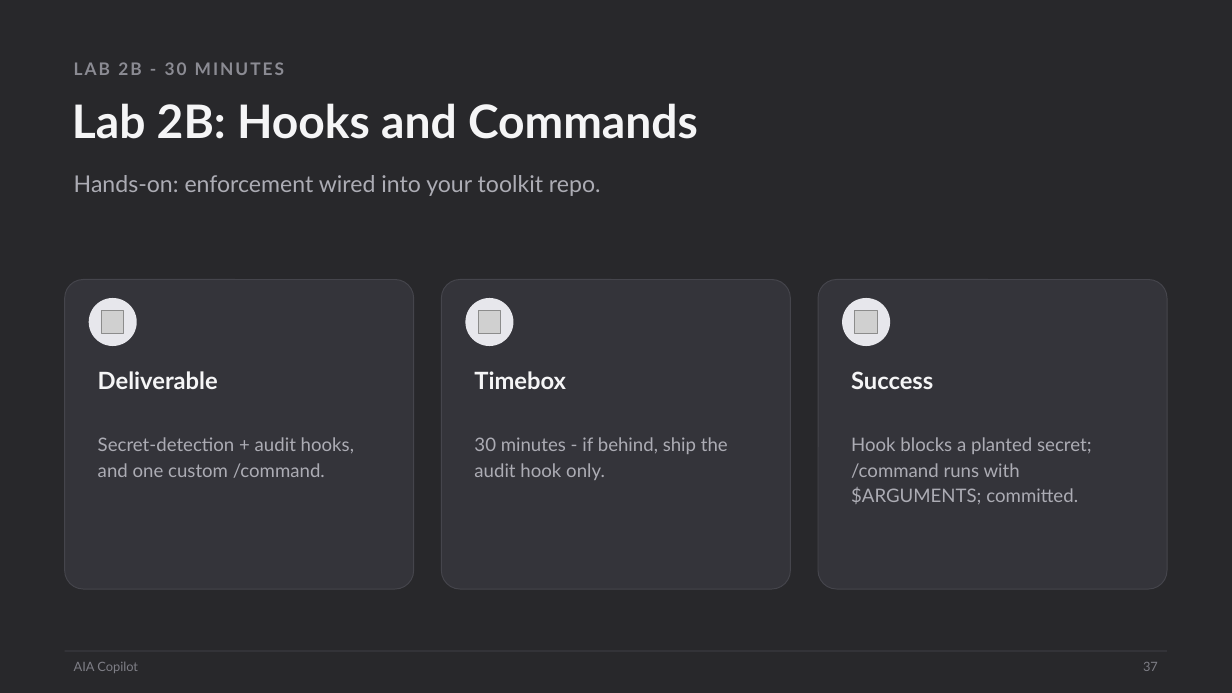
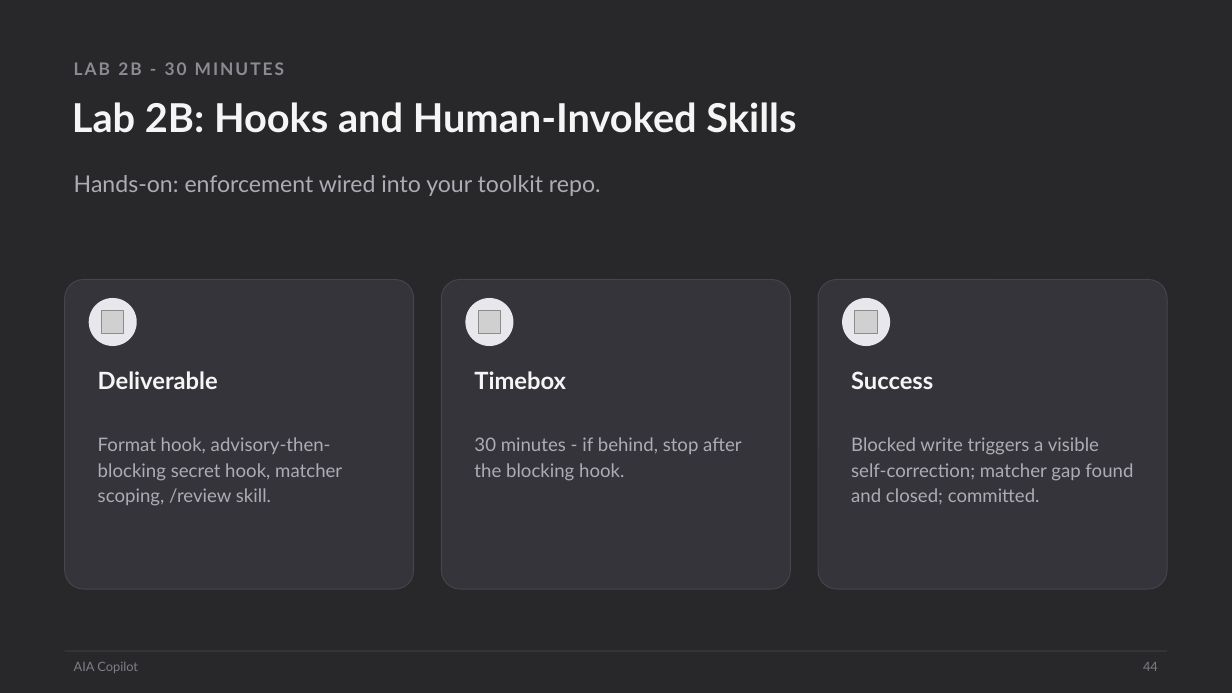
Before and after one commit to scottrhay/AIA-ClaudeCopilot, a slide deck: slide 44 of claude-code-3day/slides/Day2_Claude_Code_Extensions.pptx (slide 37 before the commit). Drawn at 1232x693 pixels with LibreOffice and Linux fonts; fonts in the diff are those of the drawing; grey boxes stand for pictures. Boxes give left, top, right and bottom in pixels: in the first picture for what was removed or moved away, otherwise in the second. Text is boxed around its words. In the diff, an @@ line names an element or a change of style, - is before the commit and + after.

```diff
--- a/claude-code-3day/slides/Day2_Claude_Code_Extensions.pptx
+++ b/claude-code-3day/slides/Day2_Claude_Code_Extensions.pptx
@@ text at <box>72,102,796,133</box>: text changed; size 36 to 31 pt @@
-Lab 2B: Hooks and Commands
+Lab 2B: Hooks and Human-Invoked Skills
@@ text at <box>98,437,342,506</box>: text changed @@
-Secret-detection + audit hooks, and one custom /command.
+Format hook, advisory-then-blocking secret hook, matcher scoping, /review skill.
@@ text at <box>474,437,741,481</box>: text changed @@
-30 minutes - if behind, ship the audit hook only.
+30 minutes - if behind, stop after the blocking hook.
@@ text at <box>851,437,1133,504</box>: text changed @@
-Hook blocks a planted secret; /command runs with $ARGUMENTS; committed.
+Blocked write triggers a visible self-correction; matcher gap found and closed; committed.
@@ text at <box>1143,662,1158,671</box>: text changed @@
-37
+44
```
Also in this commit, not shown: 55 other slides changed, 14 slides added, 4 slides removed, 15 other files.
